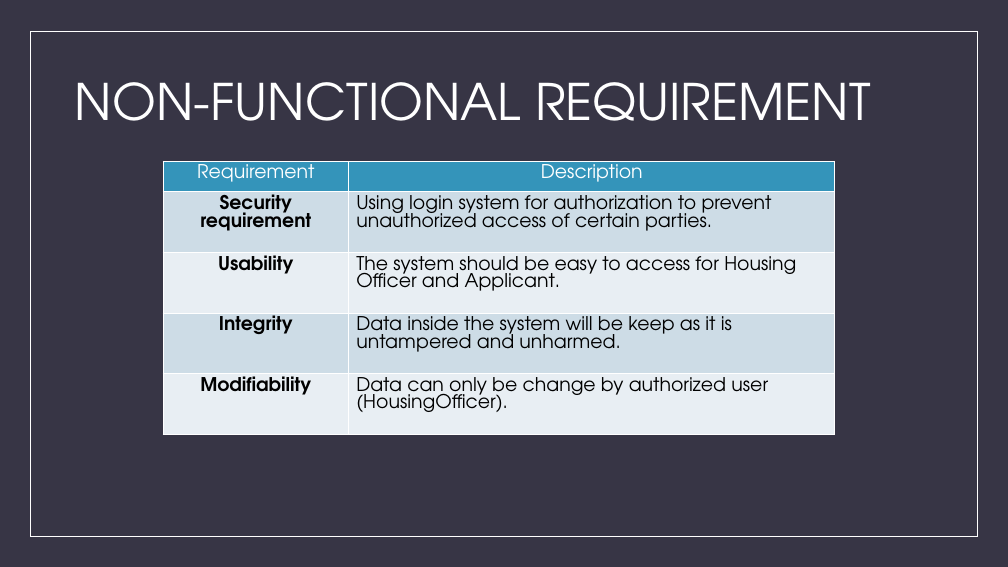
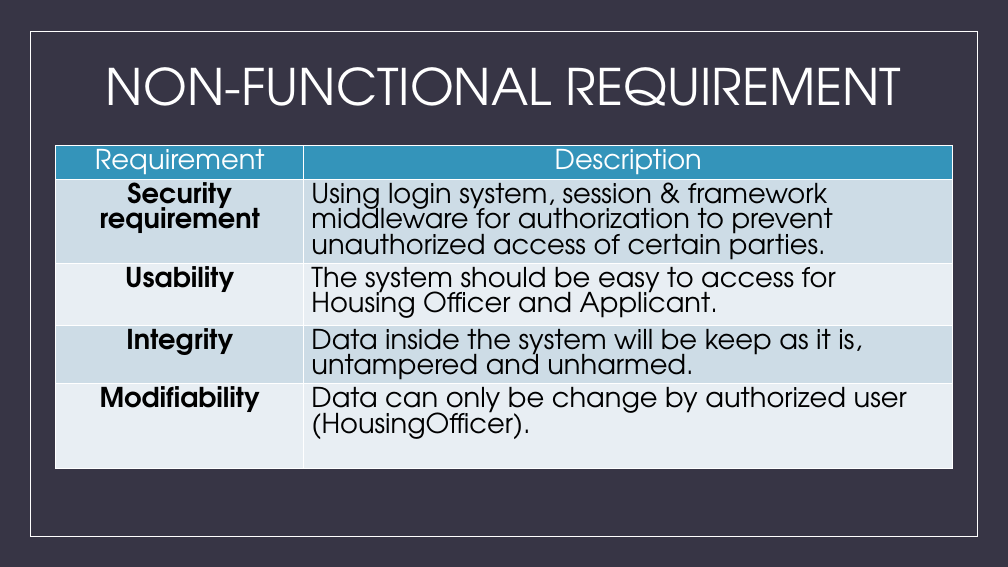
Before and after one commit to aldobagus725/Web-Based-Information-System-for-Micro-Housing-System-in-Kuala-Lumpur, a slide deck: slide 4 of ASS 3 Document/ASS3_BIT302_E1700882_E1700873_PowerPoint.pptx. Drawn at 1008x567 pixels with LibreOffice and Linux fonts; fonts in the diff are those of the drawing. Boxes give left, top, right and bottom in pixels: in the first picture for what was removed or moved away, otherwise in the second. Text is boxed around its words. In the diff, an @@ line names an element or a change of style, - is before the commit and + after.

```diff
--- a/ASS 3 Document/ASS3_BIT302_E1700882_E1700873_PowerPoint.pptx
+++ b/ASS 3 Document/ASS3_BIT302_E1700882_E1700873_PowerPoint.pptx
@@ title "NON-FUNCTIONAL REQUIREMENT": place and size @@
-title "NON-FUNCTIONAL REQUIREMENT" at [75,82,870,121]
+title "NON-FUNCTIONAL REQUIREMENT" at [106,67,901,106]
@@ title "NON-FUNCTIONAL REQUIREMENT" at [106,67,901,106]: alignment left to centre @@
@@ table at [56,145,953,523] @@
-row 2, column 2: Using login system for authorization to prevent unauthorized access of certain parties.
+row 2, column 2: Using login system, session & framework middleware for authorization to prevent unauthorized access of certain parties.
-row 4, column 2: Data inside the system will be keep as it is untampered and unharmed.
+row 4, column 2: Data inside the system will be keep as it is, untampered and unharmed.
@@ size 18 to 26 pt in "Requirement", "Description", "Security requirement", "Usability" and 4 more places @@
@@ table: place and size @@
-table at [163,161,836,495]
+table at [56,145,953,523]
```
Also in this commit, not shown: 4 other slides changed, 7 slides added, 2 slides removed, 2 other files.
